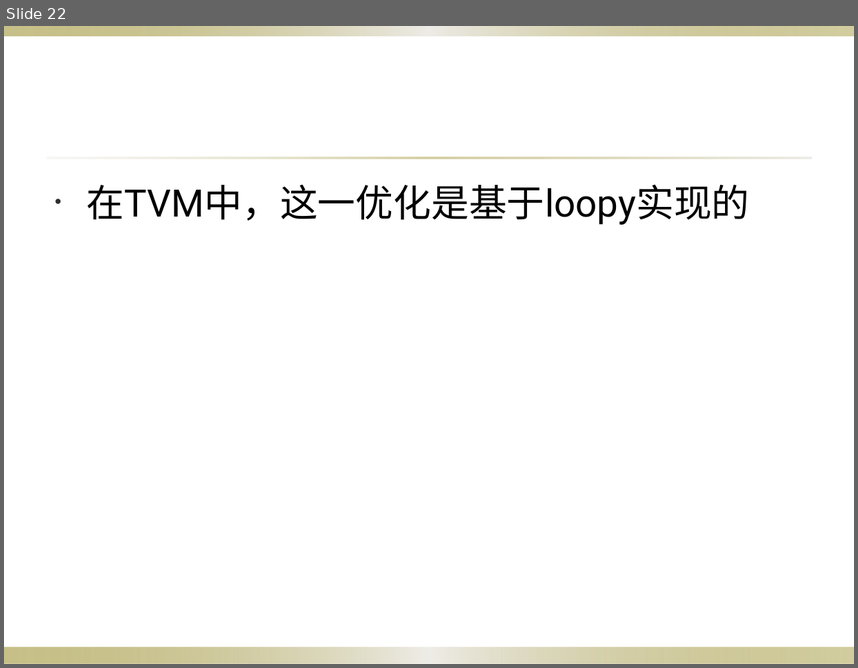
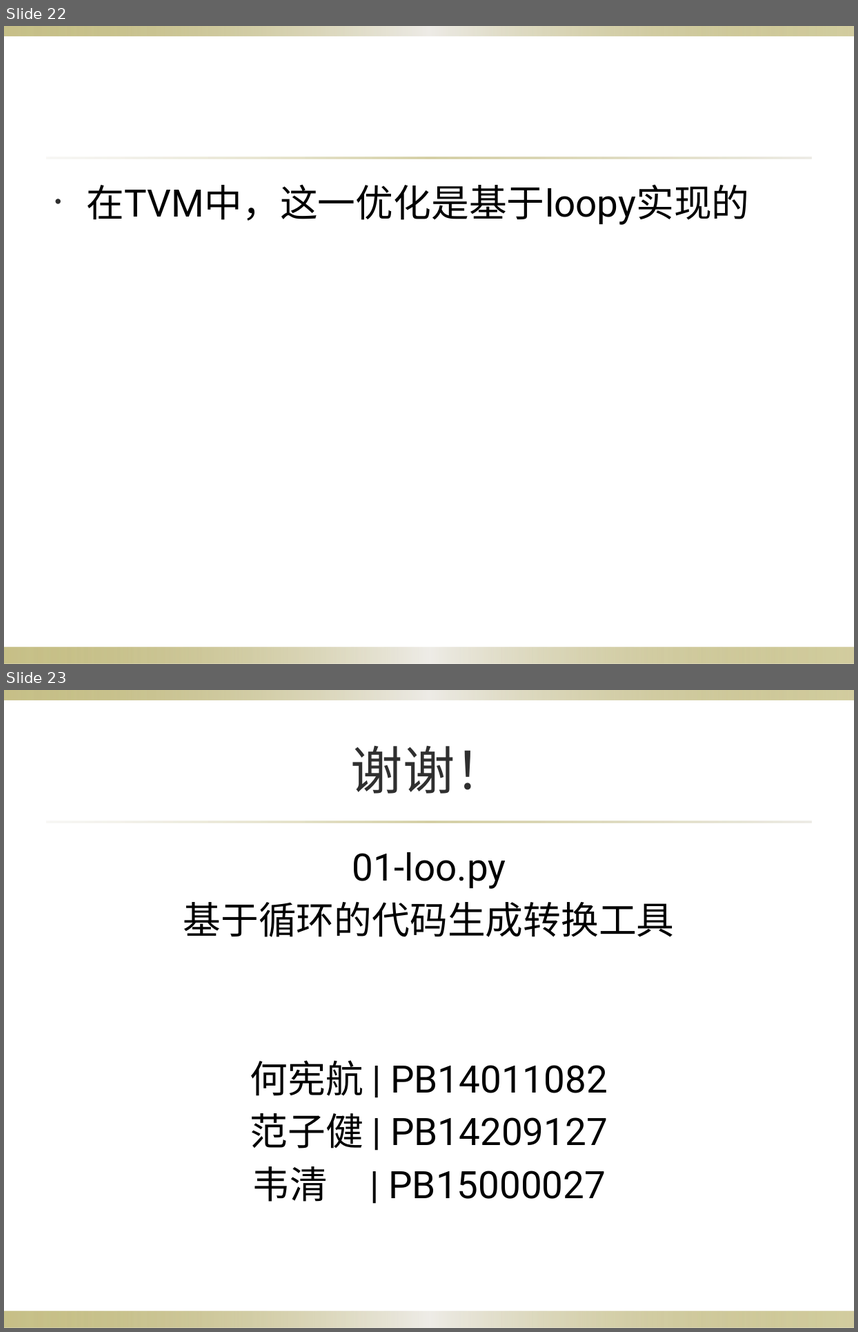
Before and after one commit to ustc-compiler/2017fall-student-teamworks, a slide deck: 01-loopy.pptx. Shown one above the other, each under a label of ours: slide 22 before the commit, slides 22 and 23 after it. The pictures are 858x668 and 858x1332 pixels, drawn with LibreOffice and Linux fonts; fonts in the diff are those of the drawing; background and template pictures are left out. Boxes give left, top, right and bottom in pixels: in the first picture for what was removed or moved away, otherwise in the second. Text is boxed around its words. In the diff, an @@ line names an element or a change of style, - is before the commit and + after.

Commit message:
Update slides

```diff
--- a/01-loopy.pptx
+++ b/01-loopy.pptx
@@ slide 23 added at <box>4,690,854,1328</box>, background picture (left out); not listed: 3 template elements that a slide beside it also shows @@
@@ title added at <box>351,746,507,793</box>, 44 pt, text #2F2F2F @@
+谢谢！
@@ text added at <box>183,852,675,1201</box>, 32 pt, text #000000 @@
+01-loo.py
+基于循环的代码生成转换工具
+何宪航 | PB14011082
+范子健 | PB14209127
+韦清 | PB15000027
```
